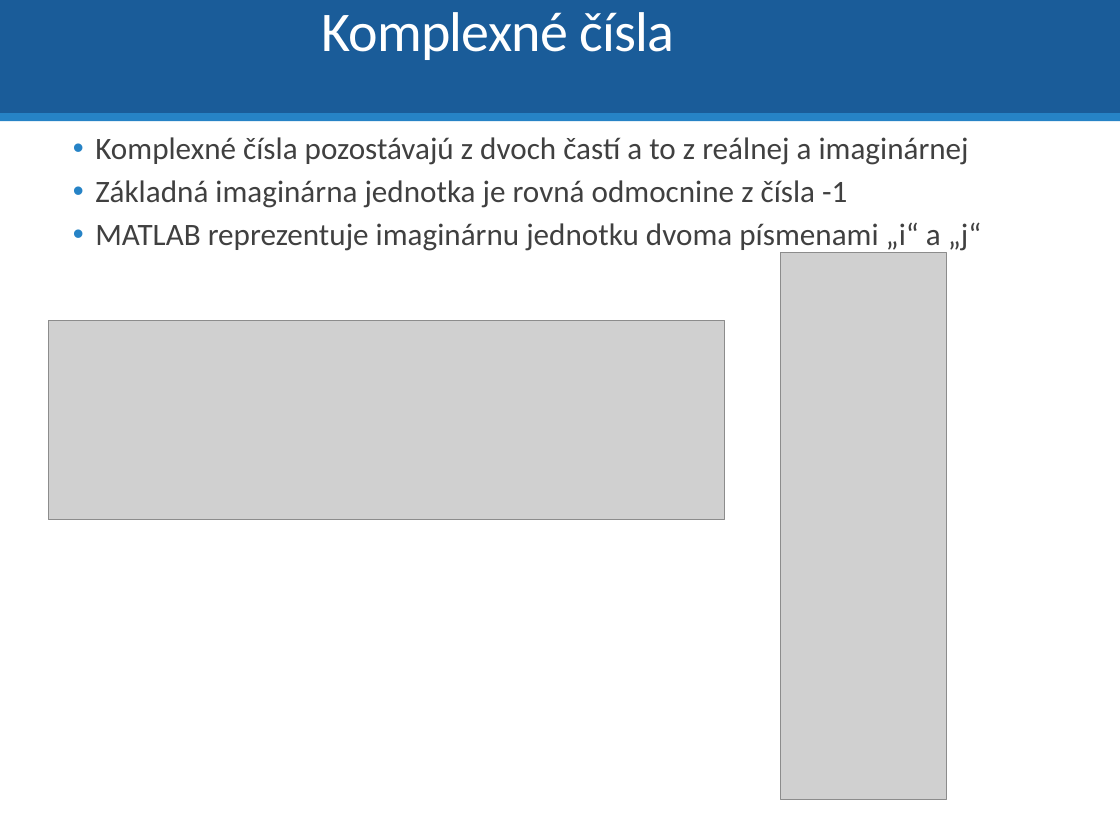
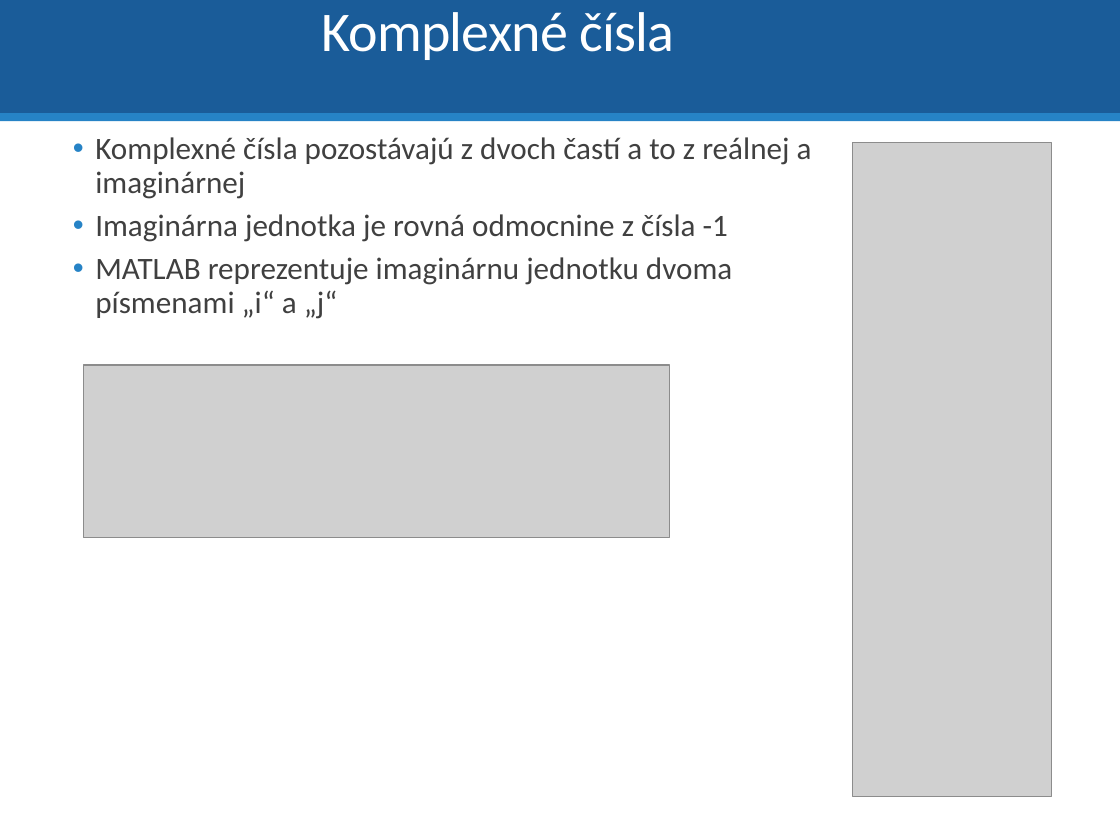
Before and after one commit to dodekm/TeamProjektKybernetika, a slide deck: slide 19 of Nove prednasky/P0_Opakovanie_Matlab_Simulink.pptx (slide 16 before the commit). Drawn at 1120x840 pixels with LibreOffice and Linux fonts; fonts in the diff are those of the drawing; grey boxes stand for pictures. Boxes give left, top, right and bottom in pixels: in the first picture for what was removed or moved away, otherwise in the second. Text is boxed around its words. In the diff, an @@ line names an element or a change of style, - is before the commit and + after.

```diff
--- a/Nove prednasky/P0_Opakovanie_Matlab_Simulink.pptx
+++ b/Nove prednasky/P0_Opakovanie_Matlab_Simulink.pptx
@@ picture: place and size @@
-picture at <box>781,252,946,800</box>
+picture at <box>852,142,1051,796</box>
@@ text at <box>95,214,728,242</box>: text changed @@
-  • Základná imaginárna jednotka je rovná odmocnine z čísla -1
+  • Imaginárna jednotka je rovná odmocnine z čísla -1
@@ picture: place and size @@
-picture at <box>48,320,725,520</box>
+picture at <box>83,365,669,538</box>
```
Also in this commit, not shown: 28 other slides changed, 8 slides added, 4 slides removed, 1 other file.
